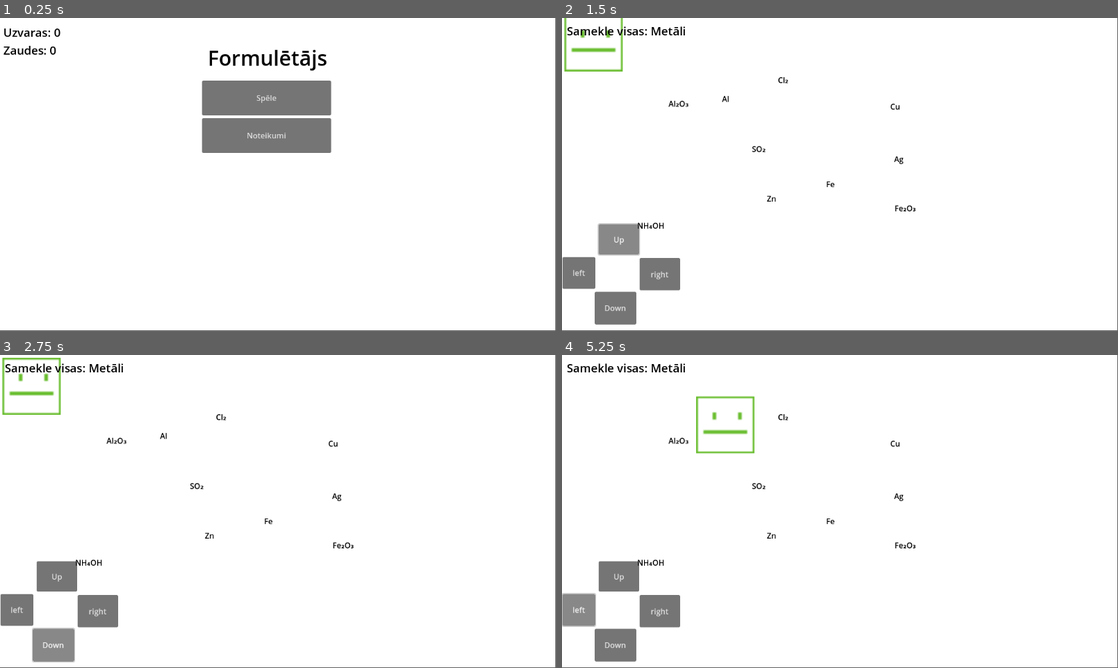
Above: before the commit, frames 1-4 (two rows, left to right).
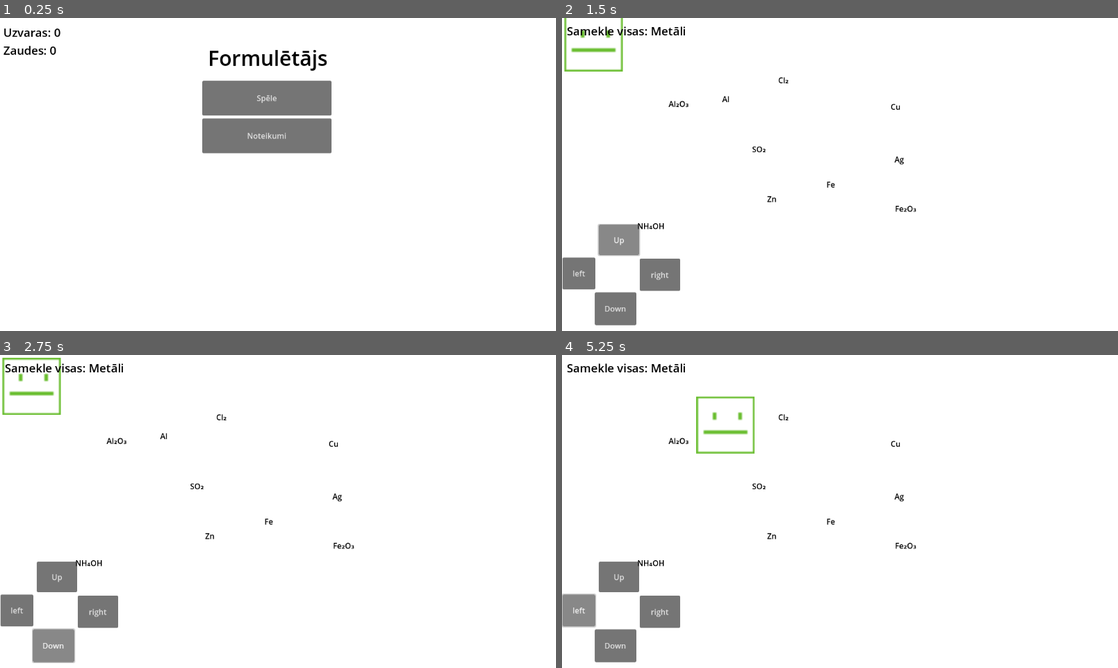
Above: after the commit, the same moments.

Repository: GGLVXD/RandomChemestryGame
Game: Godot game, scene res://Homescreen/main.tscn
Two runs of this game, one before a commit and one after it. Both use one fixed random seed, a clock stepped at 60 frames per second and the inputs below.
Inputs:
- Up to frame 1 (0.25 s): no input
- Up to frame 2 (1.5 s): click "Spēle" at 0.5 s; click "Up" at 1.25 s
- Up to frame 3 (2.75 s): click "Down" at 2 s
- Up to frame 4 (5.25 s): click "right" at 2.75 s; click "left" at 3.5 s; tap Enter at 4.25 s; hold D (right) 4.28-5.03 s; hold S (down) from 5.03 s (still down)
In our replay, the window is 799x449 before the commit and 800x450 after it. These sizes can differ from the game's own. Grey fills any space a smaller window leaves; there, only what the larger window draws over its background counts as a difference.

The runs differ from the first frame. In frame 1, 0.7% of the frame differs, in the area x 0-60%, y 3-44%; in frame 2, 0.7%; in frame 3, 0.7%; in frame 4, 0.8%, in the area x 0-64%, y 2-99%.

Commit message:
Viewport fix (so it works on smaller screen devices

Diff:
--- a/project.godot
+++ b/project.godot
@@ -37,6 +37,8 @@
 [display]
 
 window/size/mode=2
+window/stretch/mode="viewport"
+window/stretch/aspect="ignore"
 
 [input]
 
